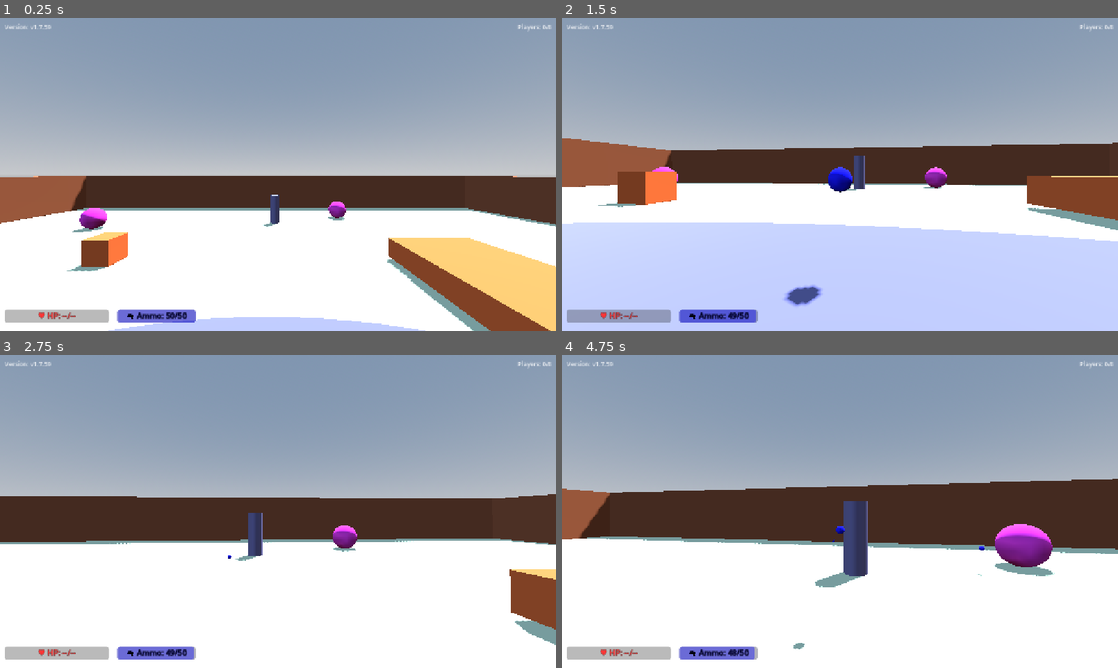
Above: before the commit, frames 1-4 (two rows, left to right).
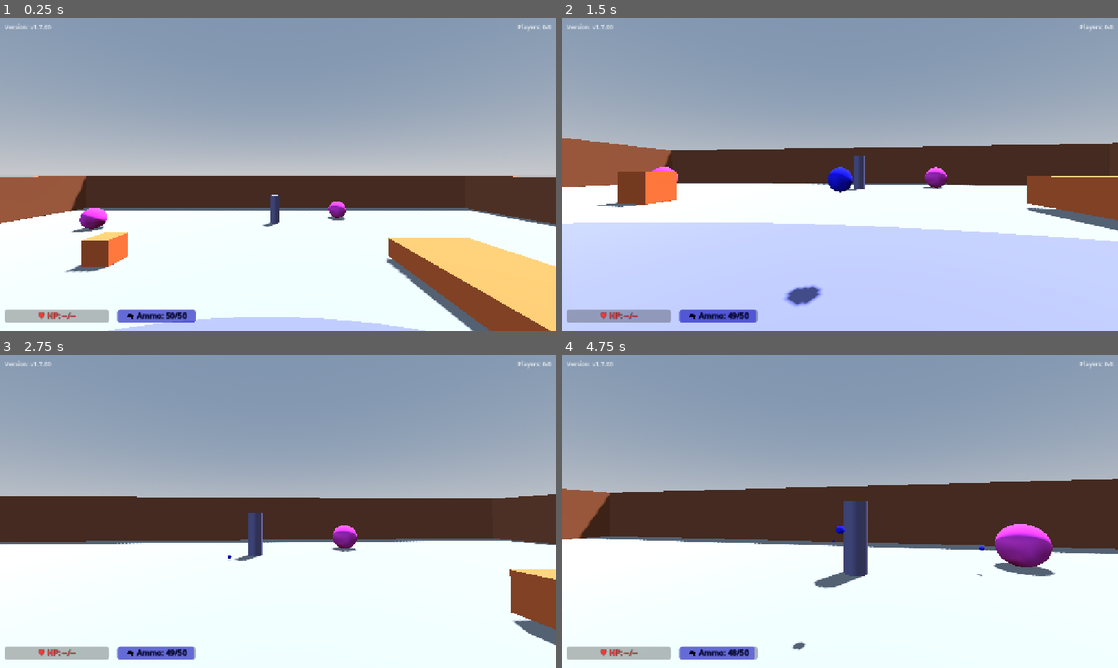
Above: after the commit, the same moments.

Repository: shikiuku/SimpleFPS
Game: Godot game, scene res://scenes/TestLevel.tscn
Two runs of this game, one before a commit and one after it. Both use one fixed random seed, a clock stepped at 60 frames per second and the inputs below. This scene is started directly instead of the project's main scene.
Inputs (mouse positions are in pixels of both pictures, inside the frame that each line leads up to):
- Up to frame 1 (0.25 s): no input
- Up to frame 2 (1.5 s): move the mouse to (867, 174) at 0.52 s; hold Shift (run) 0.53-1.28 s; hold W (move_forward) from 0.53 s (still down); tap Space (jump) at 0.77 s; move the mouse to (812, 174) at 1.27 s; click (812, 174) at 1.35 s
- Up to frame 3 (2.75 s): keep holding W (move_forward); tap Space (jump) at 1.52 s; move the mouse to (289, 505) at 2.02 s; hold Shift (run) from 2.03 s (still down)
- Up to frame 4 (4.75 s): keep holding W (move_forward); move the mouse to (834, 517) at 2.77 s; release Shift (run) at 2.78 s; click (834, 517) at 2.85 s; tap Space (jump) at 3.02, 3.77, 4.52 s; move the mouse to (878, 514) at 3.52 s; hold Shift (run) 3.53-4.28 s; move the mouse to (795, 508) at 4.27 s; click (795, 508) at 4.35 s

The runs differ from the first frame. In frame 1, 1.5% of the frame differs, in the area x 5-100%, y 2-100%; in frame 2, 0.6%; in frame 3, 1.1%; in frame 4, 1.6%, in the area x 4-100%, y 2-95%.

Commit message:
v1.7.60: 弾回収3発、消滅前点滅、灰色地面、モバイルUI改善

Diff:
--- a/project.godot
+++ b/project.godot
@@ -11,7 +11,7 @@
 [application]
 
 config/name="Simple FPS"
-config/version="1.7.59"
+config/version="1.7.60"
 config/tags=PackedStringArray("3d", "multiplayer", "fps")
 run/main_scene="res://scenes/MainMenu.tscn"
 config/features=PackedStringArray("4.4", "Forward Plus")
--- a/scenes/SimpleMobileUI.tscn
+++ b/scenes/SimpleMobileUI.tscn
@@ -33,8 +33,8 @@
 anchor_top = 1.0
 anchor_right = 1.0
 anchor_bottom = 1.0
-offset_left = -150.0
-offset_top = -150.0
+offset_left = -200.0
+offset_top = -200.0
 offset_right = -10.0
 offset_bottom = -10.0
 text = "SHOOT"
@@ -45,8 +45,8 @@
 anchor_top = 1.0
 anchor_right = 1.0
 anchor_bottom = 1.0
-offset_left = -290.0
-offset_top = -150.0
-offset_right = -160.0
-offset_bottom = -20.0
+offset_left = -400.0
+offset_top = -200.0
+offset_right = -210.0
+offset_bottom = -10.0
 text = "JUMP"
--- a/scenes/TestLevel.tscn
+++ b/scenes/TestLevel.tscn
@@ -13,7 +13,7 @@
 size = Vector3(120, 1, 120)
 
 [sub_resource type="StandardMaterial3D" id="StandardMaterial3D_ground"]
-albedo_color = Color(0.7, 0.8, 0.7, 1)
+albedo_color = Color(0.5, 0.5, 0.5, 1)
 
 [sub_resource type="BoxShape3D" id="BoxShape3D_wall"]
 size = Vector3(1, 10, 122)
--- a/scripts/GameUI.gd
+++ b/scripts/GameUI.gd
@@ -9,7 +9,7 @@
 @onready var kill_notification_label = $KillNotificationLabel
 
 # ゲームのバージョン
-const VERSION = "v1.7.59"
+const VERSION = "v1.7.60"
 
 func _ready():
 	# バージョンを表示
Not shown, changed: web-build/index.html
Not shown, changed: web-build/index.pck
